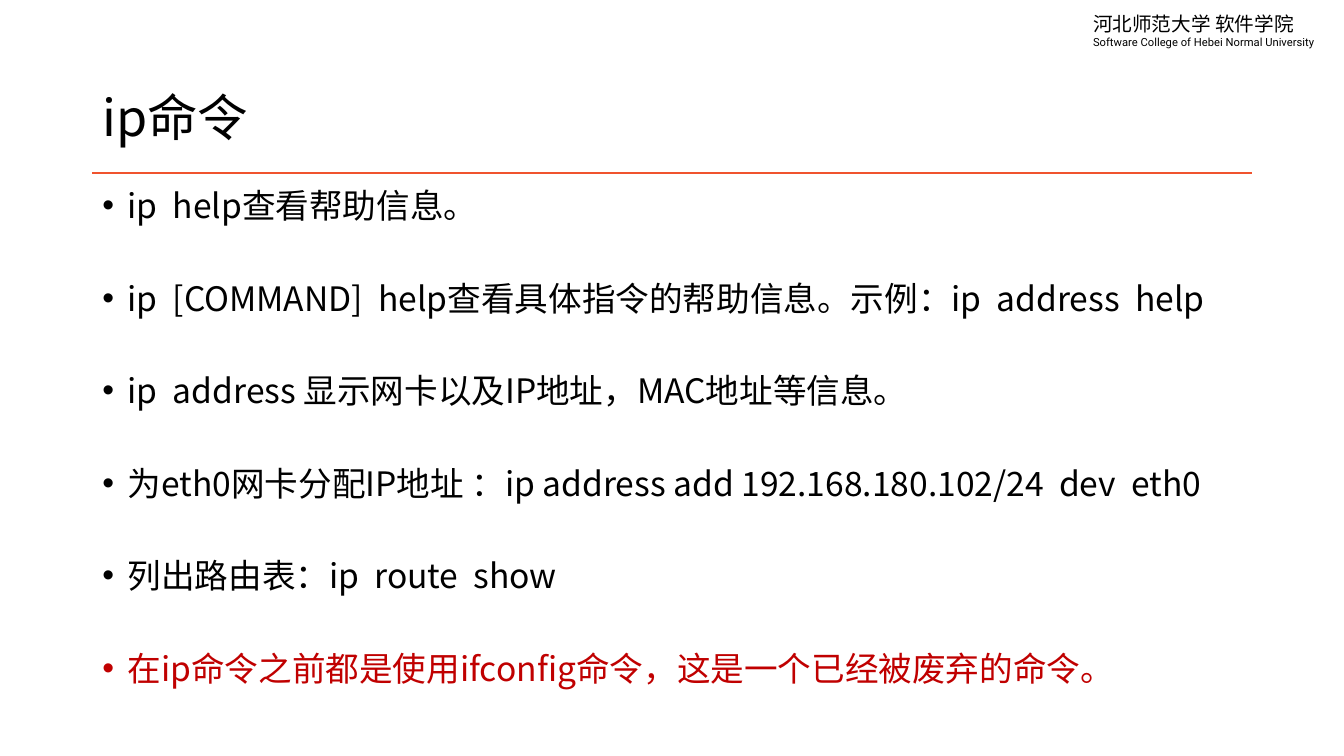
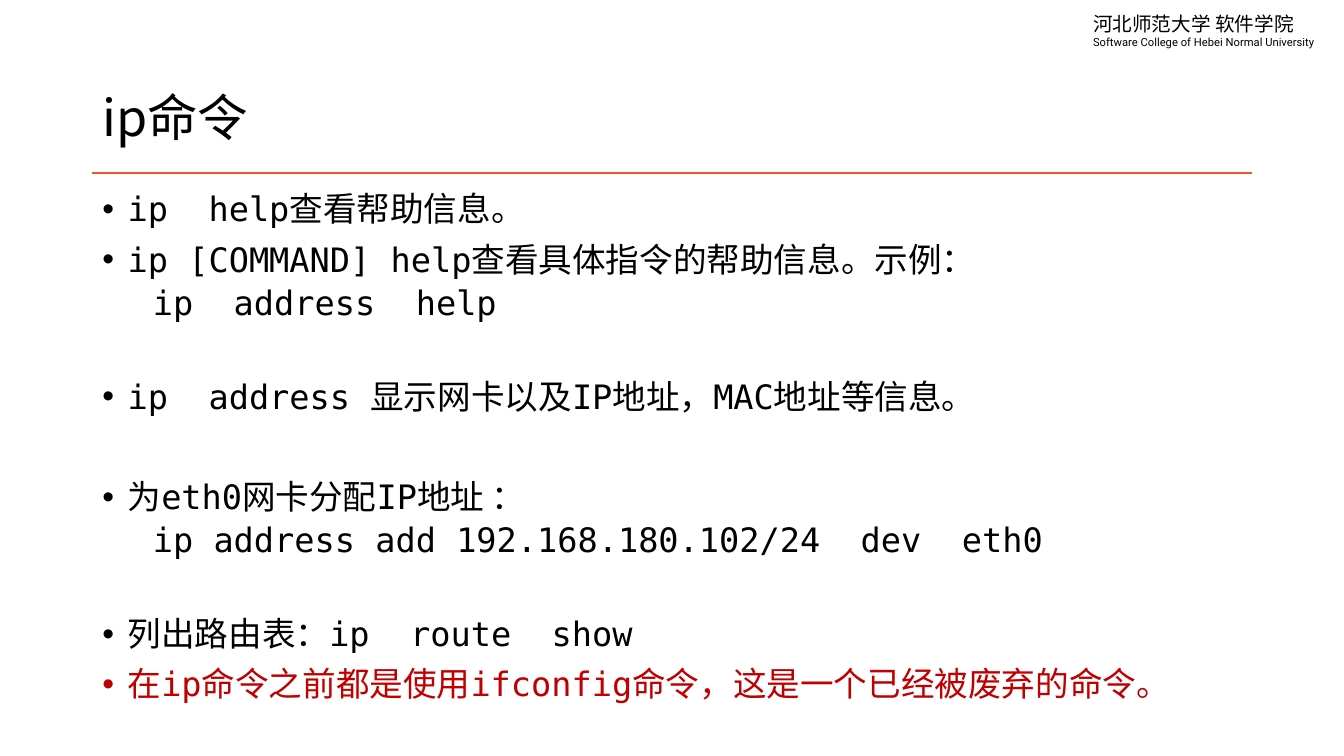
Before and after one commit to edu2act/course-linux-system, a slide deck: slide 4 of materials/slides/ch10-network.pptx. Drawn at 1344x756 pixels with LibreOffice and Linux fonts; fonts in the diff are those of the drawing. Boxes give left, top, right and bottom in pixels: in the first picture for what was removed or moved away, otherwise in the second. Text is boxed around its words. In the diff, an @@ line names an element or a change of style, - is before the commit and + after.

```diff
--- a/materials/slides/ch10-network.pptx
+++ b/materials/slides/ch10-network.pptx
@@ text at <box>128,194,1170,704</box>: font Noto Sans CJK SC to DejaVu Sans Mono in "ip help查看帮助信息。", "ip address 显示网卡以及IP地址，MAC地址等信息。", "列出路由表：ip route show", "在ip命令之前都是使用ifconfig命令，这是一个已经被废弃的命令。"; line spacing 0.8 to 0.9 @@
@@ text at <box>128,244,976,322</box>: text changed; font Noto Sans CJK SC to DejaVu Sans Mono @@
-• ip [COMMAND] help查看具体指令的帮助信息。示例：ip address help
+• ip [COMMAND] help查看具体指令的帮助信息。示例：
+  ip address help
@@ text at <box>128,480,1043,559</box>: text changed; font Noto Sans CJK SC to DejaVu Sans Mono @@
-• 为eth0网卡分配IP地址 ：ip address add 192.168.180.102/24 dev eth0
+• 为eth0网卡分配IP地址 ：
+  ip address add 192.168.180.102/24 dev eth0
```
Also in this commit, not shown: 8 other slides changed, 5 slides added, 2 slides removed, 3 other files.
